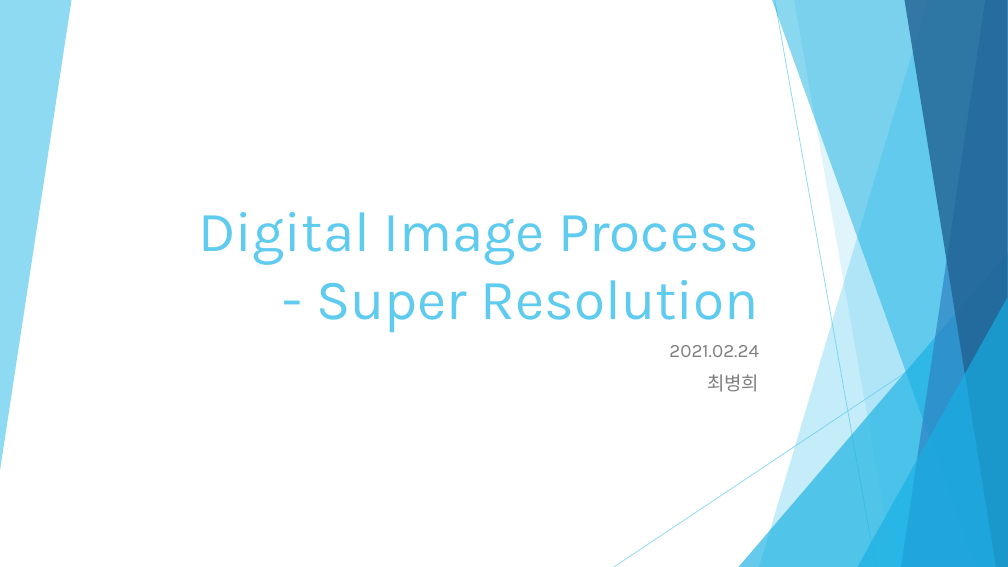
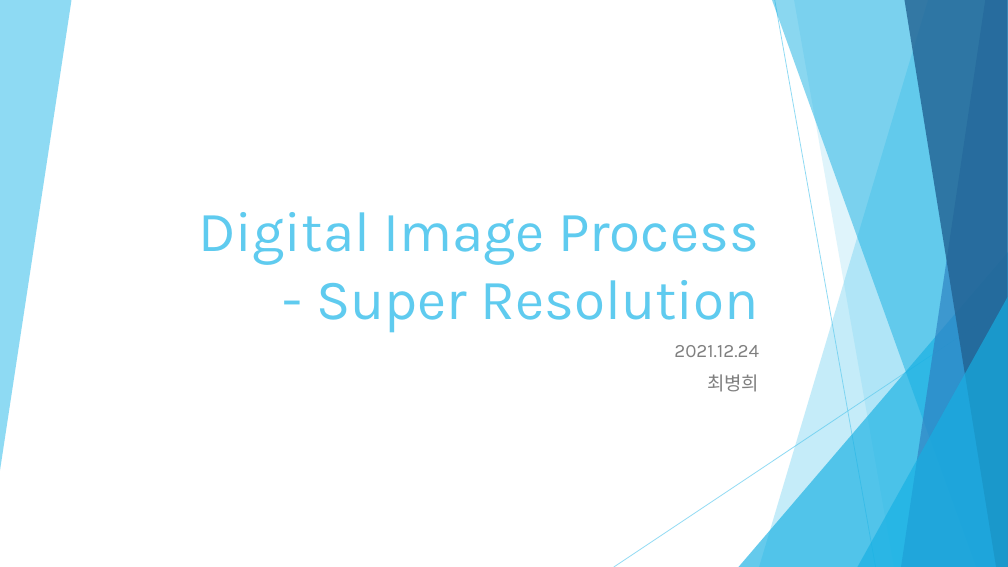
Before and after one commit to Refstop/Digital_Image_Process, a slide deck: slide 1 of term_project/report/DIP_Term_Project.pptx. Drawn at 1008x567 pixels with LibreOffice and Linux fonts; fonts in the diff are those of the drawing. Boxes give left, top, right and bottom in pixels: in the first picture for what was removed or moved away, otherwise in the second. Text is boxed around its words. In the diff, an @@ line names an element or a change of style, - is before the commit and + after.

```diff
--- a/term_project/report/DIP_Term_Project.pptx
+++ b/term_project/report/DIP_Term_Project.pptx
@@ subtitle at (674,345,759,357): text changed @@
-2021.02.24
+2021.12.24
```
Also in this commit, not shown: 1 other slide changed, 9 slides added, 4 slides removed, 19 other files.
